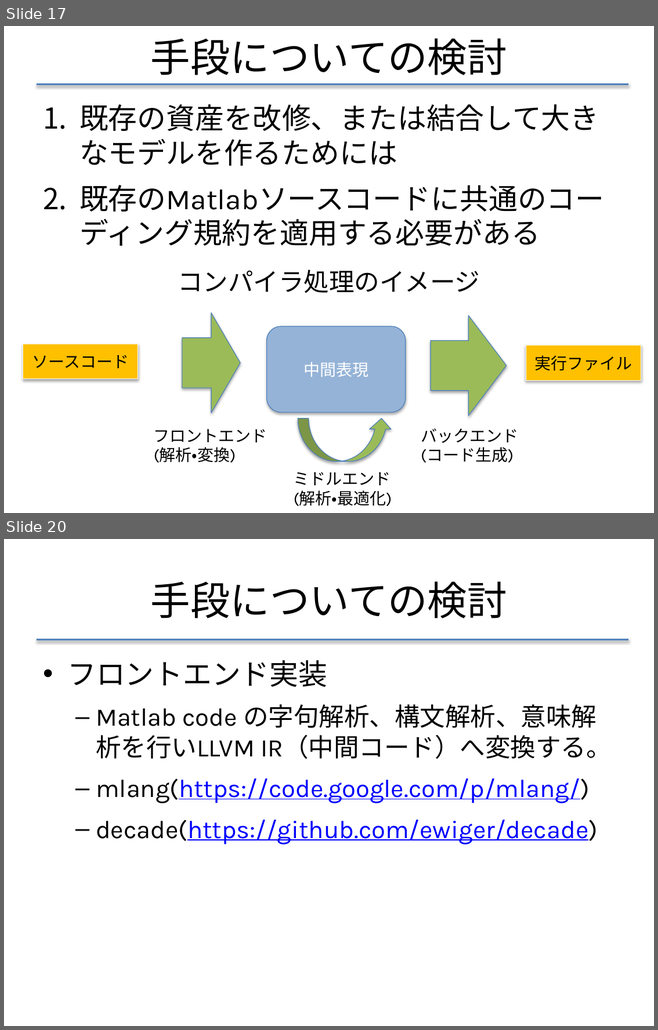
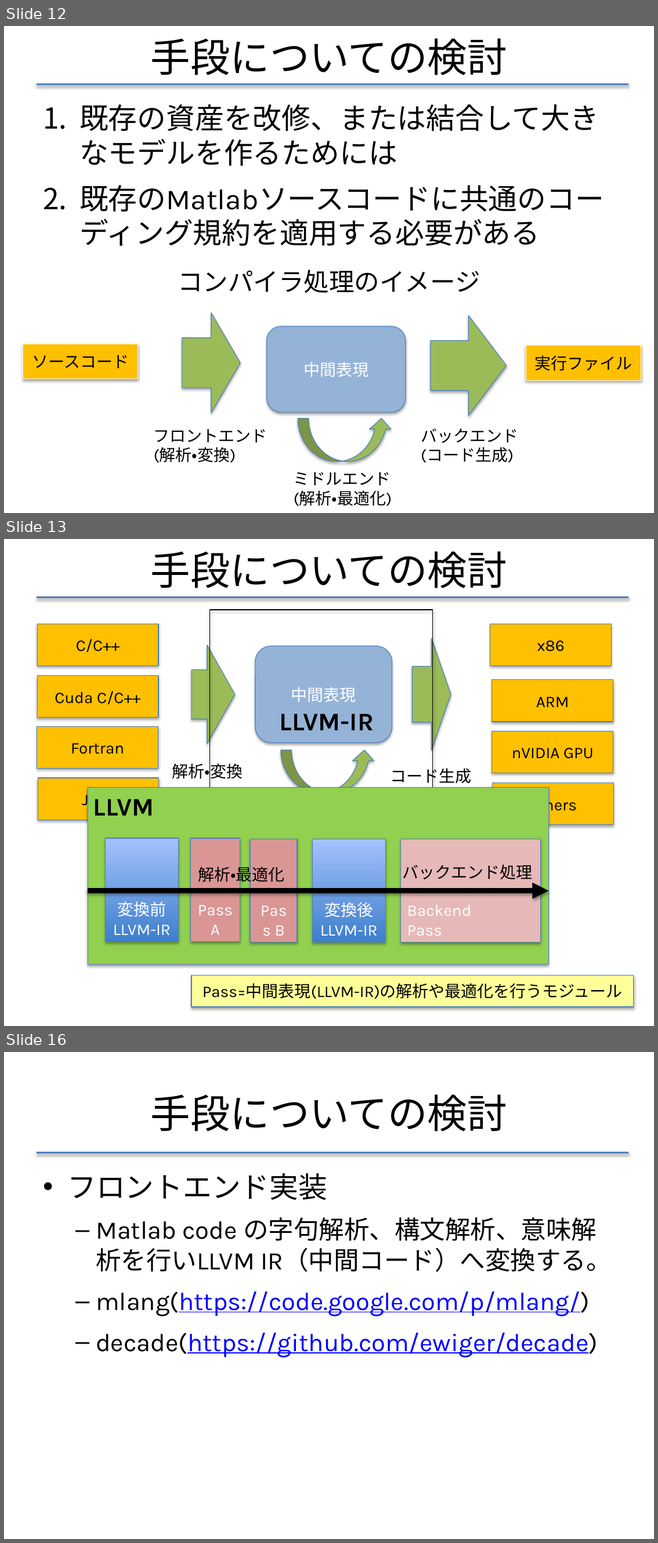
Before and after one commit to f-akazawa/akaz_uecdevelop, a slide deck: doc/中間発表資料.pptx. Shown one above the other, each under a label of ours: slides 17 and 20 before the commit, slides 12, 13 and 16 after it; the slides between them are not shown. The pictures are 658x1030 and 658x1543 pixels, drawn with LibreOffice and Linux fonts; fonts in the diff are those of the drawing. Boxes give left, top, right and bottom in pixels: in the first picture for what was removed or moved away, otherwise in the second. Text is boxed around its words. In the diff, an @@ line names an element or a change of style, - is before the commit and + after.

```diff
--- a/doc/中間発表資料.pptx
+++ b/doc/中間発表資料.pptx
@@ slide 13 added at [4,539,654,1026], background #FFFFFF @@
@@ title added at [151,551,507,588], 44 pt, text #000000 @@
+手段についての検討
@@ line added from (36, 597) to (628, 597), #4F81BD 2 pt @@
@@ rectangle added at [37,624,158,665], fill #FFC000, outline #4B7EBC 0.75 pt, 18 pt, text #000000 @@
+C/C++
@@ rectangle added at [210,610,433,827], outline #000000 1 pt @@
@@ rectangle added at [490,624,611,665], fill #FFC000, outline #4B7EBC 0.75 pt, 18 pt, text #000000 @@
+x86
@@ right arrow added at [412,638,450,750], fill #9BBB59, outline #4B7EBC 0.75 pt @@
@@ right arrow added at [192,645,235,744], fill #9BBB59, outline #4B7EBC 0.75 pt @@
@@ rounded rectangle added at [255,646,391,743], fill #95B3D7, outline #4B7EBC 0.75 pt, 18 pt, text #FFFFFF @@
+中間表現
@@ rectangle added at [37,675,158,717], fill #FFC000, outline #4B7EBC 0.75 pt, 18 pt, text #000000 @@
+Cuda C/C++
@@ rectangle added at [492,680,612,722], fill #FFC000, outline #4B7EBC 0.75 pt, 18 pt, text #000000 @@
+ARM
@@ rectangle added at [37,727,158,768], fill #FFC000, outline #4B7EBC 0.75 pt, 18 pt, text #000000 @@
+Fortran
@@ rectangle added at [492,732,612,773], fill #FFC000, outline #4B7EBC 0.75 pt, 18 pt, text #000000 @@
+nVIDIA GPU
@@ text added at [172,761,242,782], 18 pt, text #000000 @@
+解析・変換
@@ curved up arrow added at [281,750,375,793], fill #9BBB59, outline #4B7EBC 0.75 pt @@
@@ rectangle added at [38,778,159,820], fill #FFC000, outline #4B7EBC 0.75 pt, 18 pt, text #000000 @@
+Java
@@ text added at [390,766,471,787], 18 pt, text #000000 @@
+コード生成
@@ rectangle added at [492,783,614,825], fill #FFC000, outline #4B7EBC 0.75 pt, 18 pt, text #000000 @@
+others
@@ elbow arrow added from (321, 827) to (133, 921), #4F81BD 2 pt @@
@@ group added at [88,714,633,1008]: 7 rectangles, 4 texts, 1 arrow @@
+LLVM-IR
+LLVM
+変換前
+LLVM-IR
+Pass A
+Pass B
+変換後
+LLVM-IR
+Backend
+Pass
+解析・最適化
+バックエンド処理
+Pass=中間表現(LLVM-IR)の解析や最適化を行うモジュール
@@ what was slide 17 is now slide 12 @@
@@ what was slide 20 is now slide 16 @@
```
Also in this commit, not shown: 6 slides changed, 2 other slides added.
